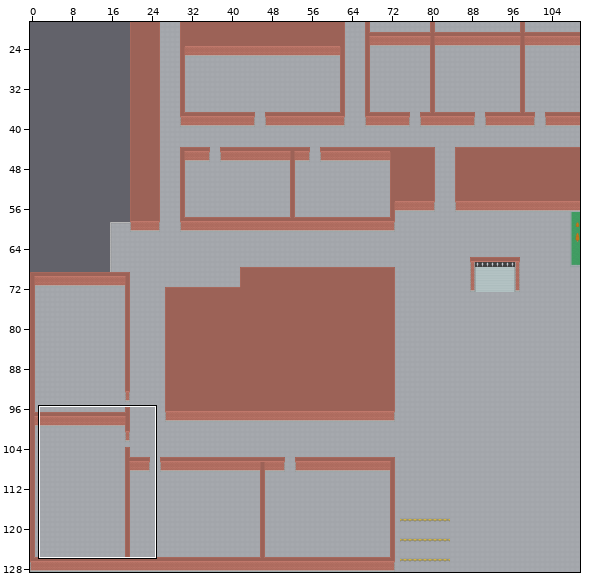
Two states of a Tiled map, core/assets/visuals/maps/Turlington_Dungeon.tmx. Above, an overview of the earlier version with the close-up marked.
Close-up. The starting point:
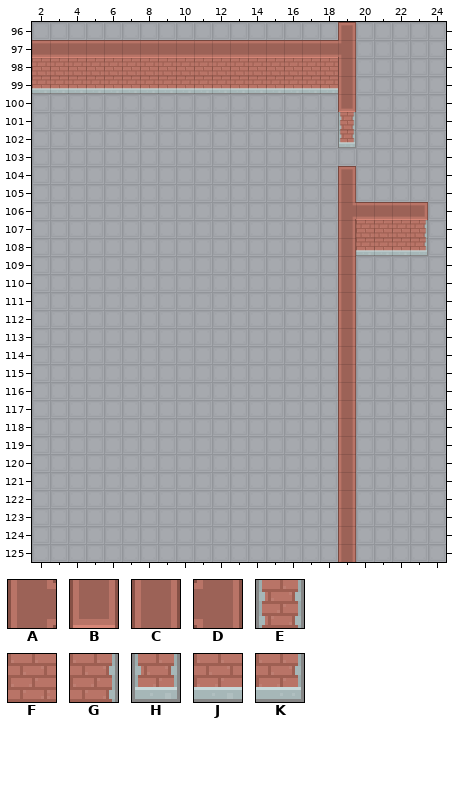
Cells are 64x64 px. Shown: x 2..24, y 96..125. The commit also changed other parts of the map, which this record leaves out.
Key: from "roguelikeCity_magenta64": A 84, B 117, C 120, D 123, E 195, F 197, G 198, H 312, J 314, K 315.
_ is an empty cell.
Layers that did not change in this view are not listed.
Layer "Collision" before, first column x 2:
 96 _______________________
 97 _________________D_____
 98 FFFFFFFFFFFFFFFFFC_____
 99 JJJJJJJJJJJJJJJJJC_____
100 _________________B_____
101 _________________E_____
102 _________________H_____
103 _______________________
104 _______________________
105 _________________C_____
106 _________________A_____
107 _________________CFFFG_
108 _________________CJJJK_
109 _________________C_____
110 _________________C_____
111 _________________C_____
112 _________________C_____
113 _________________C_____
114 _________________C_____
115 _________________C_____
116 _________________C_____
117 _________________C_____
118 _________________C_____
119 _________________C_____
120 _________________C_____
121 _________________C_____
122 _________________C_____
123 _________________C_____
124 _________________C_____
125 _________________C_____
New version:
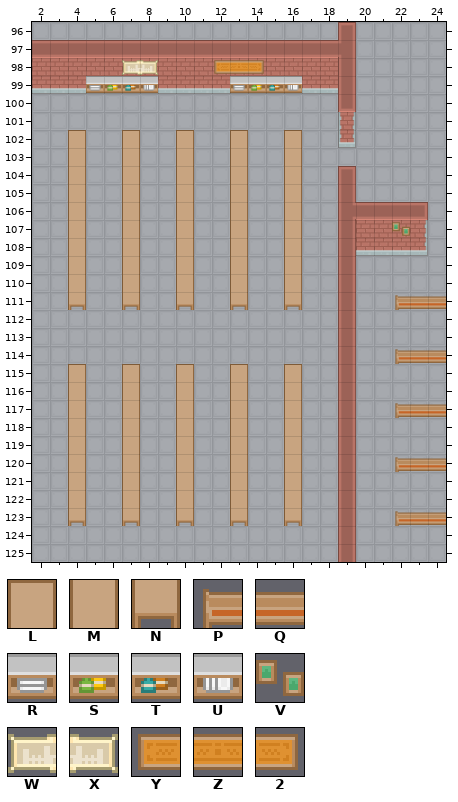
Further tiles: from "roguelikeIndoor_transparent64": L 5, M 33, N 61, P 200, Q 201, R 340, S 341, T 342, U 343, V 352, W 384, X 385, Y 436, Z 437, 2 438.
Edits made:
Changed rows in their new state; . is an unchanged cell.
Layer "Collision":
first column x 4:
102 L..L..L..L..L........
103 M..M..M..M..M........
104 M..M..M..M..M........
105 M..M..M..M..M........
106 M..M..M..M..M........
107 M..M..M..M..M........
108 M..M..M..M..M........
109 M..M..M..M..M........
110 M..M..M..M..M........
111 N..N..N..N..N.....PQQ
114 ..................PQQ
115 L..L..L..L..L........
116 M..M..M..M..M........
117 M..M..M..M..M.....PQQ
118 M..M..M..M..M........
119 M..M..M..M..M........
120 M..M..M..M..M.....PQQ
121 M..M..M..M..M........
122 M..M..M..M..M........
123 N..N..N..N..N.....PQQ
Layer "Mid":
first column x 5:
 98 ..WX...YZ2..
 99 RSTU....RSTU
first column x 22:
107 V
